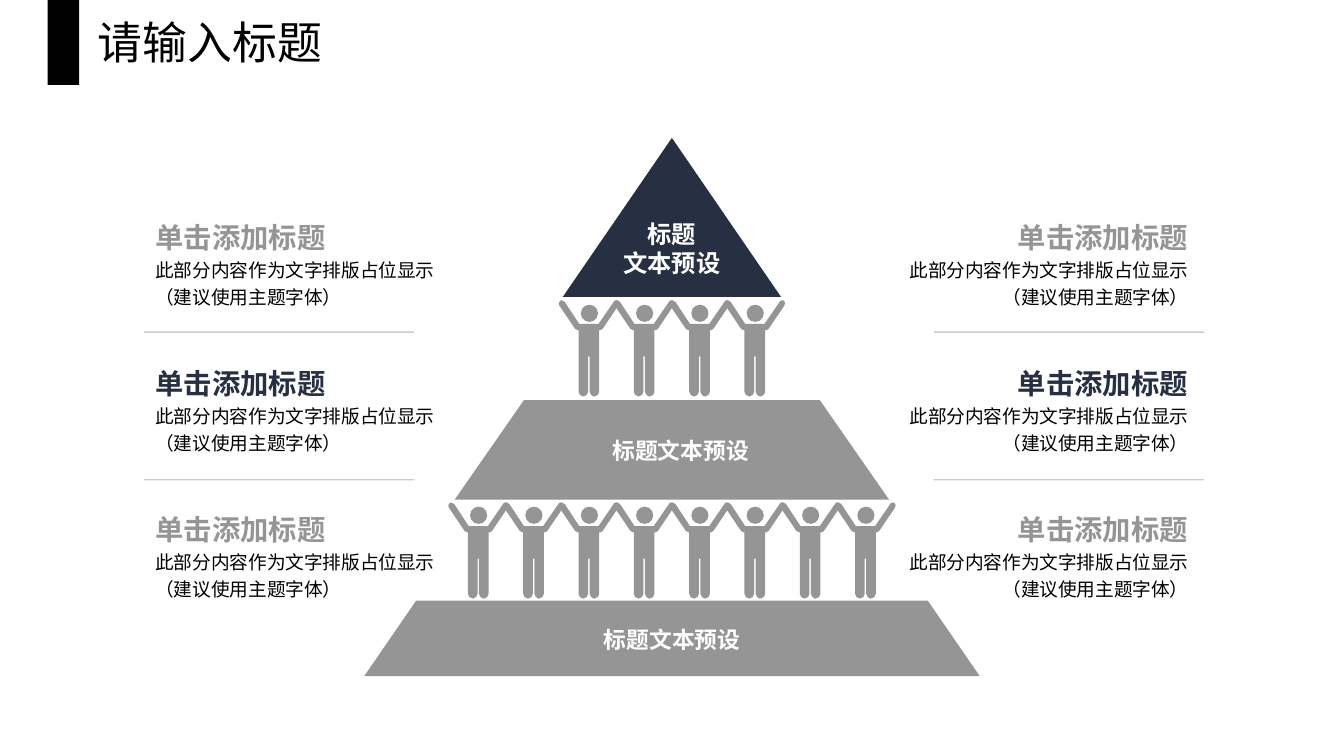
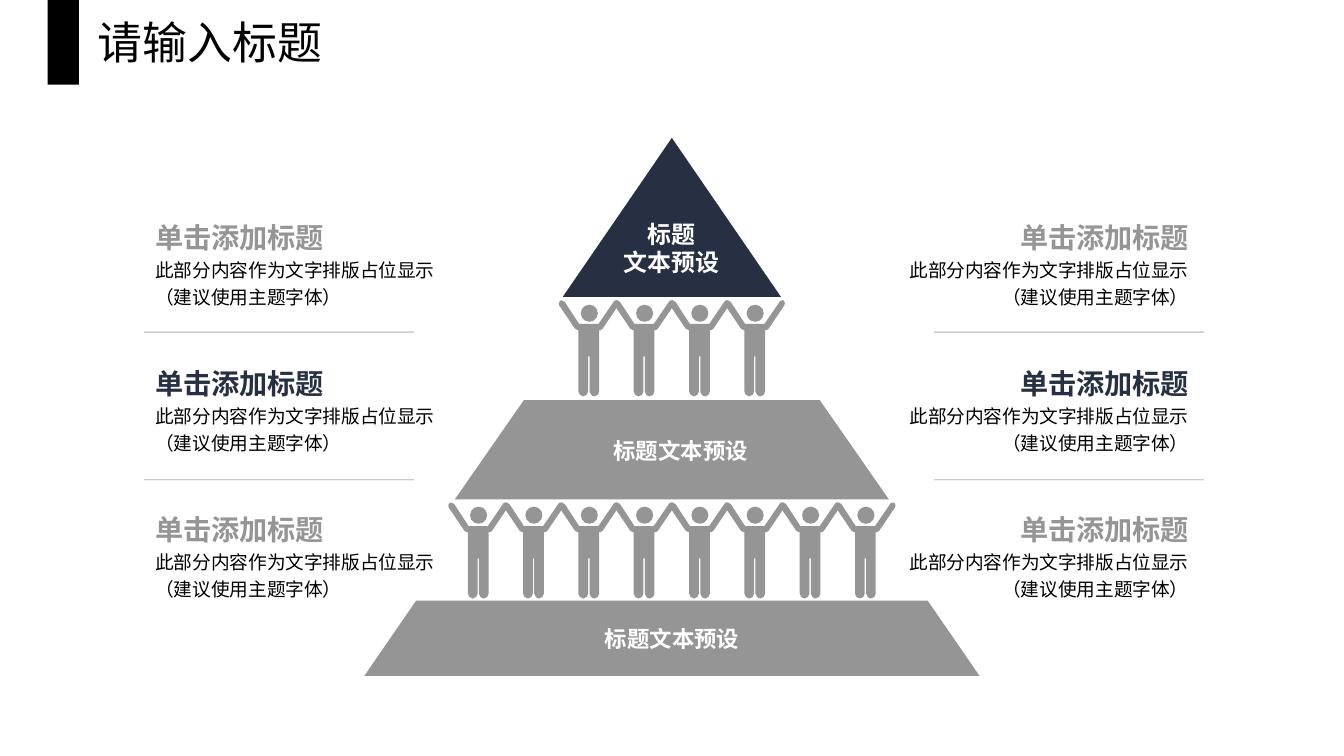
Before and after one commit to mrwwk/DeskCraft, a slide deck: slide 10 of assets/libreoffice_impr_njc/16847518-ad96-4cdc-a639-c101bbeb6a23/black_concise_work_report_template_english.pptx. Drawn at 1344x756 pixels with LibreOffice and Linux fonts; fonts in the diff are those of the drawing; background and template pictures are left out. Boxes give left, top, right and bottom in pixels: in the first picture for what was removed or moved away, otherwise in the second. Text is boxed around its words. In the diff, an @@ line names an element or a change of style, - is before the commit and + after.

```diff
--- a/assets/libreoffice_impr_njc/16847518-ad96-4cdc-a639-c101bbeb6a23/black_concise_work_report_template_english.pptx
+++ b/assets/libreoffice_impr_njc/16847518-ad96-4cdc-a639-c101bbeb6a23/black_concise_work_report_template_english.pptx
@@ text "标题 文本预设" at (624, 222, 720, 273): size 13 to 12.8 pt @@
@@ freeform shape at (454, 401, 888, 500): outline redrawn @@
@@ text "标题文本预设" at (614, 440, 748, 461): size 12.2 to 12.1 pt @@
@@ size 15.2 to 15 pt in 6 elements at (1020, 224, 1188, 251), (1020, 370, 1188, 397), (1020, 516, 1188, 543), (155, 224, 323, 251), (155, 370, 323, 397), (155, 516, 323, 543) @@
@@ text "标题文本预设" at (605, 628, 739, 649): size 12.2 to 12.1 pt @@
```
Also in this commit, not shown: 17 other slides changed, 58 other files.
